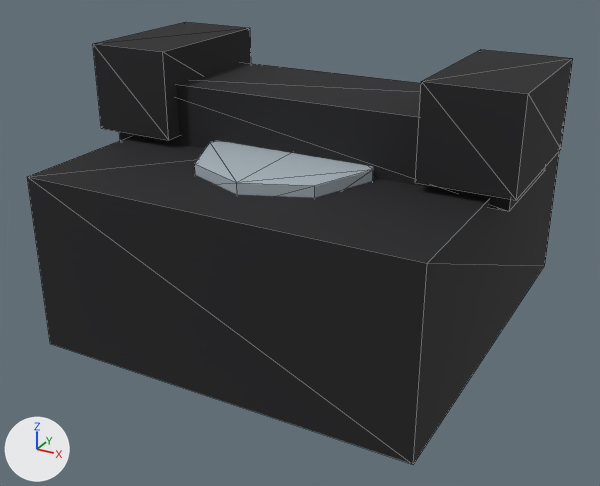
The glTF model site/models/GE_LandlinePhone_01.glb, before and after one commit.
One viewpoint serves both versions: a camera (50 mm lens) standing at (0.212, -0.411, 0.242) and looking at (-0.003, -0.02, 0.046). Arrows for +X, +Y and +Z are at lower left; the lights stay in place. The older version comes first. Mesh edges are drawn as thin lines. Vertices at exactly the same position are counted once.

The first picture shows 'GE_LandlinePhone_01'.
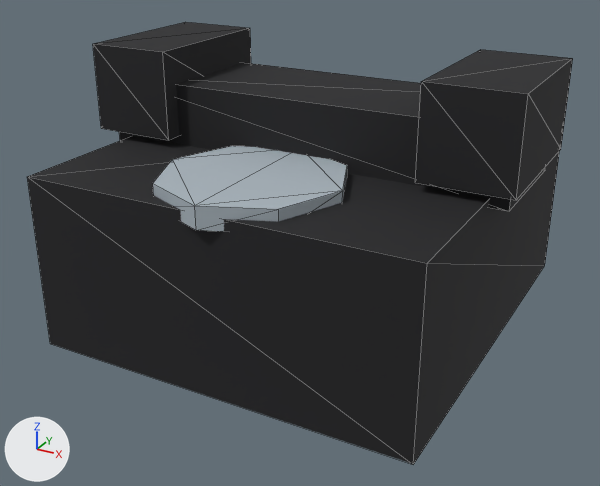
Location of each change, (x1, y1, x2, y2) in pixels of the pictures (600 x 486 px; the box of a moved part takes in the faces that stretch with it):
part 1 of me_ge_landlinephone_01, moved or reshaped: before (195, 141, 373, 198); after (153, 146, 347, 231)

Patch to the scene script:
```diff
--- a/site/models/GE_LandlinePhone_01.glb.py
+++ b/site/models/GE_LandlinePhone_01.glb.py
@@ me_ge_landlinephone_01 @@
 # used by ob_ge_landlinephone_01; location = (0.0, 0.0, 0.0)
-me_ge_landlinephone_01.from_pydata(...)  # 48 vertices, 76 faces; spans x -0.125..0.125, y -0.12..0.12, z 0.0..0.155
+me_ge_landlinephone_01.from_pydata(...)  # 48 vertices, 76 faces; spans x -0.125..0.125, y -0.125..0.12, z 0.0..0.155
+# me_ge_landlinephone_01 part 1: the loose piece of 16 vertices spanning x -0.05..0.05, y -0.09..0.01, z 0.094..0.106 is moved by (0.0, -0.035, 0.0)
 me_ge_landlinephone_01.materials.append(mat_globalpalette)
```
